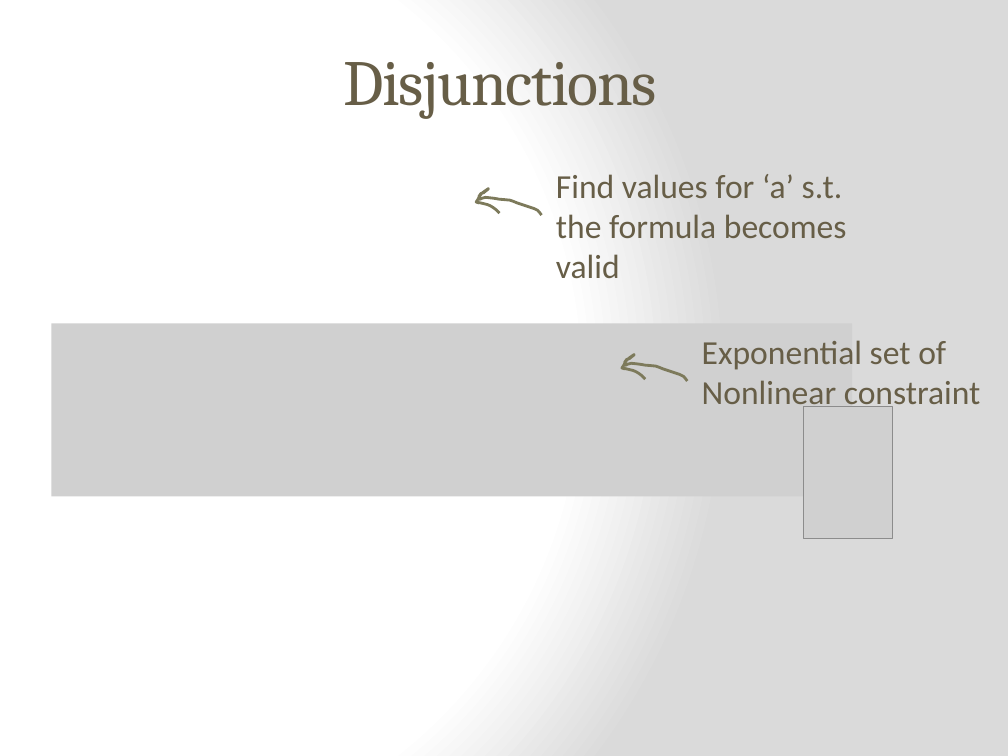
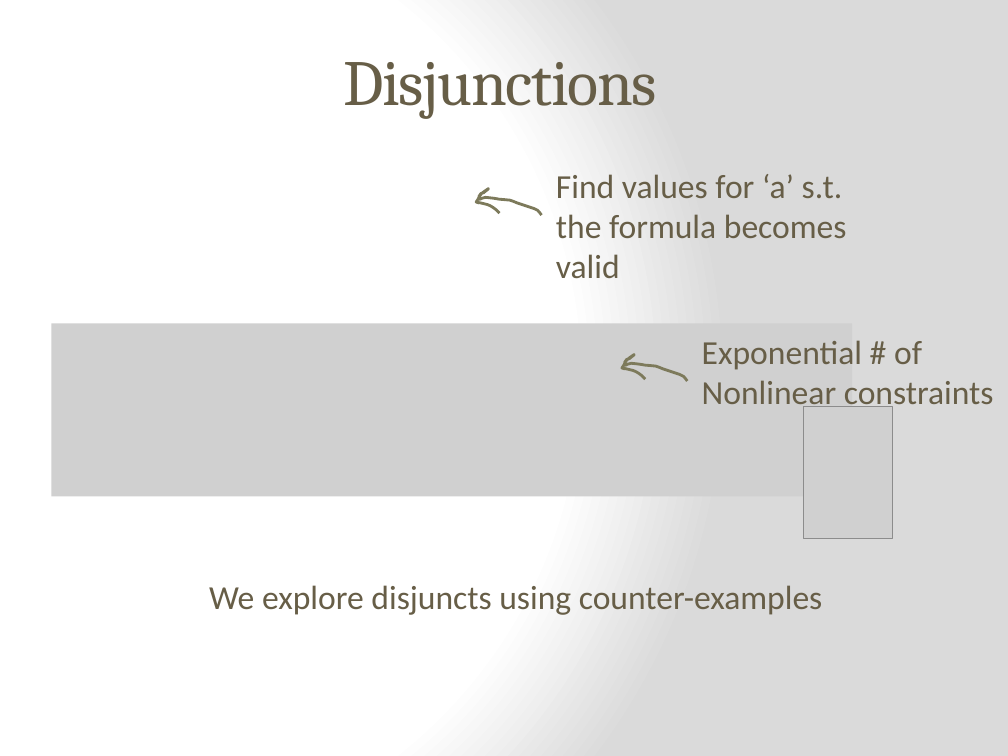
Before and after one commit to epfl-lara/leon, a slide deck: slide 13 of slides/Invariant&BoundInference.pptx. Drawn at 1008x756 pixels with LibreOffice and Linux fonts; fonts in the diff are those of the drawing; grey boxes stand for pictures. Boxes give left, top, right and bottom in pixels: in the first picture for what was removed or moved away, otherwise in the second. Text is boxed around its words. In the diff, an @@ line names an element or a change of style, - is before the commit and + after.

```diff
--- a/slides/Invariant&BoundInference.pptx
+++ b/slides/Invariant&BoundInference.pptx
@@ text at (702,340,994,412): text changed @@
-Exponential set of
-Nonlinear constraint
+Exponential # of Nonlinear constraints
@@ text added at (209,585,823,615), 24 pt, text #675E47 @@
+We explore disjuncts using counter-examples
```
Also in this commit, not shown: 8 other slides changed, 7 slides added, 11 slides removed.
